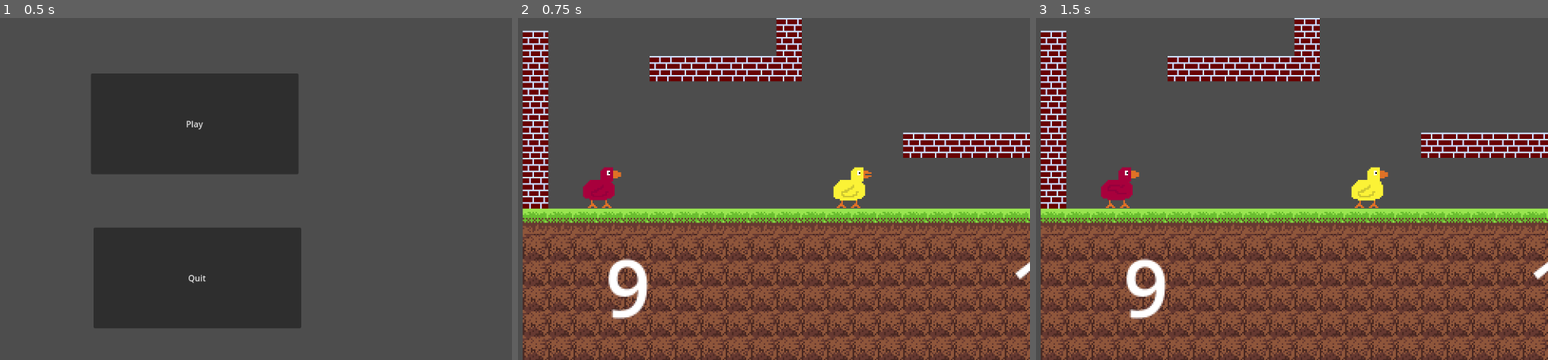
Above: before the commit, frames 1-3 (left to right).
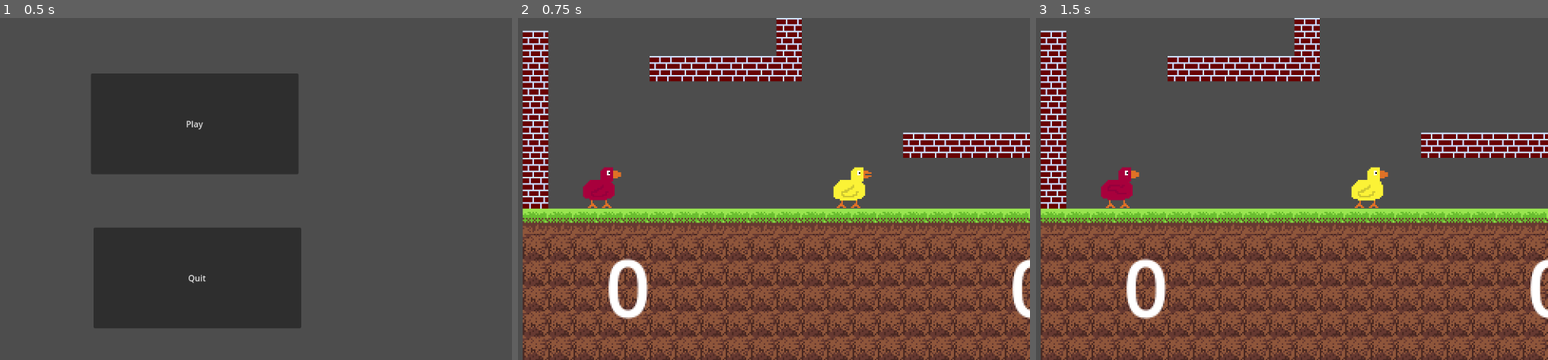
Above: after the commit, the same moments.

Repository: davebroc/DuckGame
Game: Godot game, scene res://Menu.tscn
Same seed, same stepped clock (60 frames per second), same inputs: the game is played once before the commit and once after it.
Inputs:
- Up to frame 1 (0.5 s): no input
- Up to frame 2 (0.75 s): click "Play" at 0.5 s
- Up to frame 3 (1.5 s): no input

Frame 1 is identical in both runs. In frame 2, 0.8% of the frame differs, in the area x 0-100%, y 20-88%; in frame 3, 0.8%.

Commit message:
scores start at zero

Diff:
--- a/Player/Player.gd
+++ b/Player/Player.gd
@@ -42,7 +42,7 @@
 		if velocity.y == 0:
 			anim.play("Idle")
 
-	var current_score = (int) (-1* position.y)
+	var current_score = (int) (-1* position.y) -10
 	if current_score > Global.scores[player_index]:
 		Global.scores[player_index] = current_score
 
--- a/World.tscn
+++ b/World.tscn
@@ -21,11 +21,11 @@
 position = Vector2(-101, 50.412)
 
 [node name="Player2" parent="." instance=ExtResource("4_yx33w")]
-position = Vector2(-212, -10.9789)
+position = Vector2(-212, -10)
 scale = Vector2(0.998993, 1)
 
 [node name="Player" parent="." instance=ExtResource("1_fdrln")]
-position = Vector2(-54, -9.98084)
+position = Vector2(-54, -10)
 scale = Vector2(0.998993, 1)
 
 [node name="ParallaxBackground" type="ParallaxBackground" parent="."]
